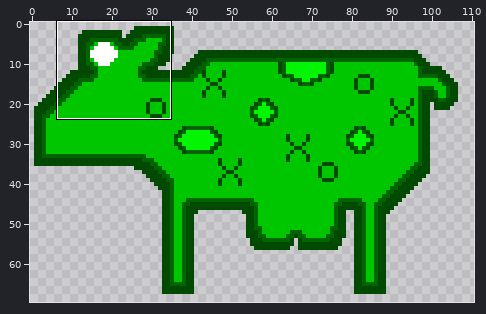
A sprite sheet gets an edit: OLD/client/resources/images/player/cbml.png. Above, an overview of the earlier version with the close-up marked.
Close-up. First the earlier version:
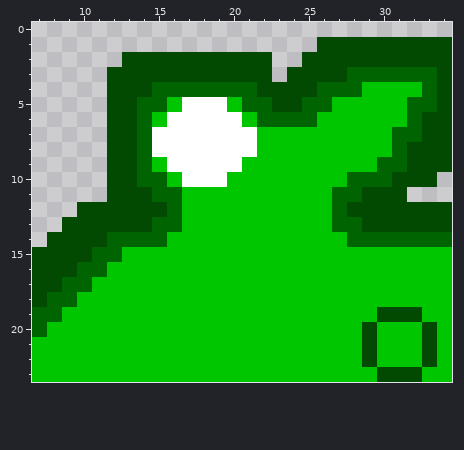
The file is 112x70 pixels. Colours within 5 levels of each other are drawn and written as one. Shown: x 7..34, y 0..23. The wide view leaves out empty margins.
The same view after the edit:
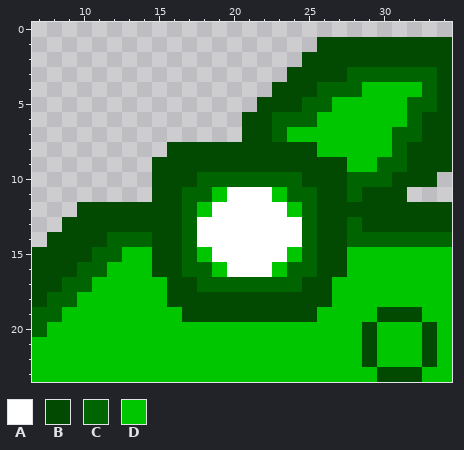
Palette (. is transparent): A #ffffff  B #024902  C #006400  D #00c600
Changes in this commit:
@@ x 7..34 @@
  1 ...................BBBBBBBBB
- 2 ......BBBBBBBBBB..BBBBBBBBBB
- 3 .....BBBBBBBBBBB.BBBBCCCCCCB
- 4 .....BBBCCCCCCCBBBBCCCDDDDCB
- 5 .....BBCCDAAADCCBBCCDDDDDCCB
- 6 .....BBCDAAAAADCCCCDDDDDDCBB
- 7 .....BBCAAAAAAADDDDDDDDDCCBB
- 8 .....BBCAAAAAAADDDDDDDDDCBBB
- 9 .....BBCDAAAAADDDDDDDDDCCBBB
-10 .....BBCCDAAADDDDDDDDCCCBBB.
-11 .....BBBCCDDDDDDDDDDCCBBB...
-12 ...BBBBBBCDDDDDDDDDDCBBBBBBB
-13 ..BBBBBBCCDDDDDDDDDDCCBBBBBB
-14 .BBBBCCCCDDDDDDDDDDDDCCCCCCC
-15 BBBBCCDDDDDDDDDDDDDDDDDDDDDD
-16 BBBCCDDDDDDDDDDDDDDDDDDDDDDD
-17 BBCCDDDDDDDDDDDDDDDDDDDDDDDD
-18 BCCDDDDDDDDDDDDDDDDDDDDDDDDD
-19 CCDDDDDDDDDDDDDDDDDDDDDBBBDD
+ 2 ..................BBBBBBBBBB
+ 3 .................BBBBCCCCCCB
+ 4 ................BBBCCCDDDDCB
+ 5 ...............BBBCCDDDDDCCB
+ 6 ..............BBCCCDDDDDDCBB
+ 7 ..............BBCDDDDDDDCCBB
+ 8 .........BBBBBBBBBBDDDDDCBBB
+ 9 ........BBBBBBBBBBBBBDDCCBBB
+10 ........BBBCCCCCCCBBBCCCBBB.
+11 ........BBCCDAAADCCBBCBBB...
+12 ...BBBBBBBCDAAAAADCBBBBBBBBB
+13 ..BBBBBBBBCAAAAAAACBBCBBBBBB
+14 .BBBBCCCBBCAAAAAAACBBCCCCCCC
+15 BBBBCCDDBBCDAAAAADCBBDDDDDDD
+16 BBBCCDDDBBCCDAAADCCBBDDDDDDD
+17 BBCCDDDDDBBCCCCCCCBBDDDDDDDD
+18 BCCDDDDDDBBBBBBBBBBBDDDDDDDD
+19 CCDDDDDDDDBBBBBBBBBDDDDBBBDD
 20 CDDDDDDDDDDDDDDDDDDDDDBDDDBD
Pixel boxes of the changes (left, top, right, bottom) in both close-ups:
changed: (107, 52, 347, 322)
